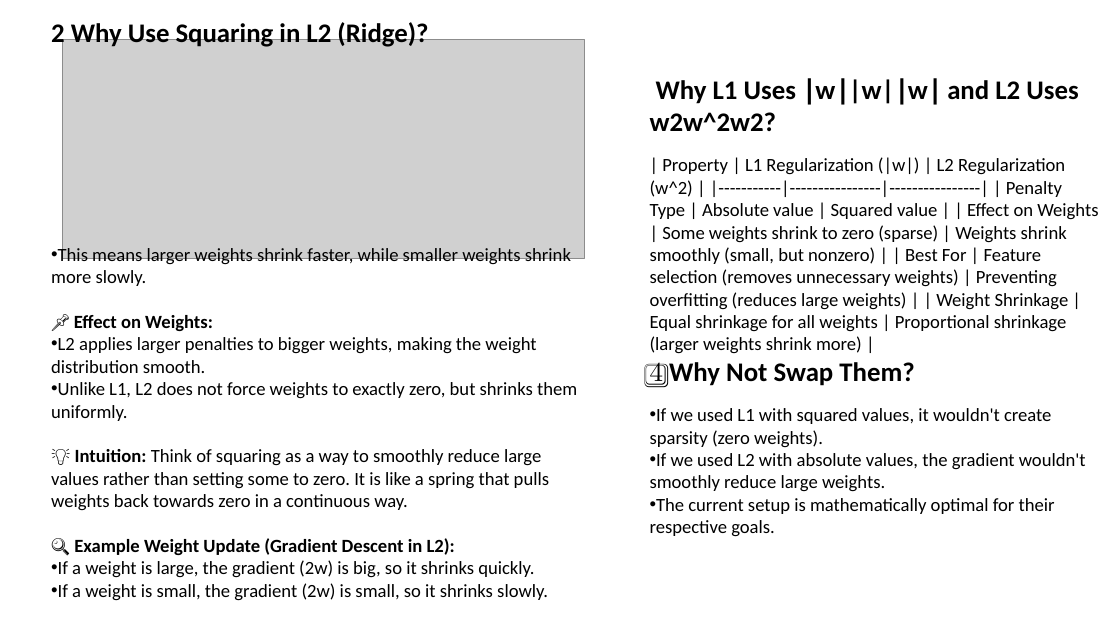
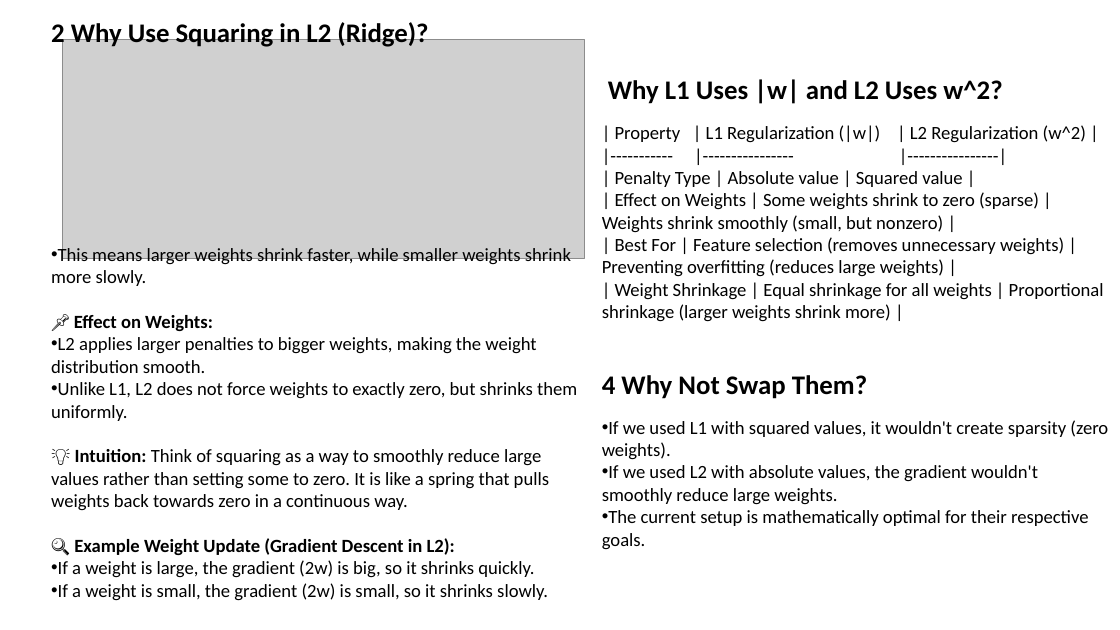
Before and after one commit to shahil04/ds_materials, a slide deck: slide 13 of 9.Deep_learning/class_4_module_9_deep learning_Regularization,CallBacks_drouput_batchNormalization_Weight_hyper_parameter.pptx (slide 10 before the commit). Drawn at 1120x630 pixels with LibreOffice and Linux fonts; fonts in the diff are those of the drawing; grey boxes stand for pictures. Boxes give left, top, right and bottom in pixels: in the first picture for what was removed or moved away, otherwise in the second. Text is boxed around its words. In the diff, an @@ line names an element or a change of style, - is before the commit and + after.

```diff
--- a/9.Deep_learning/class_4_module_9_deep learning_Regularization,CallBacks_drouput_batchNormalization_Weight_hyper_parameter.pptx
+++ b/9.Deep_learning/class_4_module_9_deep learning_Regularization,CallBacks_drouput_batchNormalization_Weight_hyper_parameter.pptx
@@ text "Why L1 Uses |w| and ...": place and size @@
-text "Why L1 Uses |w| and ..." at box(650, 79, 1098, 537)
+text "Why L1 Uses |w| and ..." at box(602, 79, 1108, 549)
@@ text at box(602, 79, 1104, 399): text changed @@
-Why L1 Uses ∣w∣|w|∣w∣ and L2 Uses w2w^2w2?
-| Property | L1 Regularization (|w|) | L2 Regularization (w^2) | |-----------|----------------|----------------| | Penalty Type | Absolute value | Squared value | | Effect on Weights | Some weights shrink to zero (sparse) | Weights shrink smoothly (small, but nonzero) | | Best For | Feature selection (removes unnecessary weights) | Preventing overfitting (reduces large weights) | | Weight Shrinkage | Equal shrinkage for all weights | Proportional shrinkage (larger weights shrink more) |
-4️⃣ Why Not Swap Them?
+Why L1 Uses |w| and L2 Uses w^2?
+| Property | L1 Regularization (|w|) | L2 Regularization (w^2) |
+|----------- |---------------- |----------------|
+| Penalty Type | Absolute value | Squared value |
+| Effect on Weights | Some weights shrink to zero (sparse) | Weights shrink smoothly (small, but nonzero) |
+| Best For | Feature selection (removes unnecessary weights) | Preventing overfitting (reduces large weights) |
+| Weight Shrinkage | Equal shrinkage for all weights | Proportional shrinkage (larger weights shrink more) |
+4 Why Not Swap Them?
```
Also in this commit, not shown: 5 other slides changed, 9 slides added, 2 slides removed, 9 other files.
